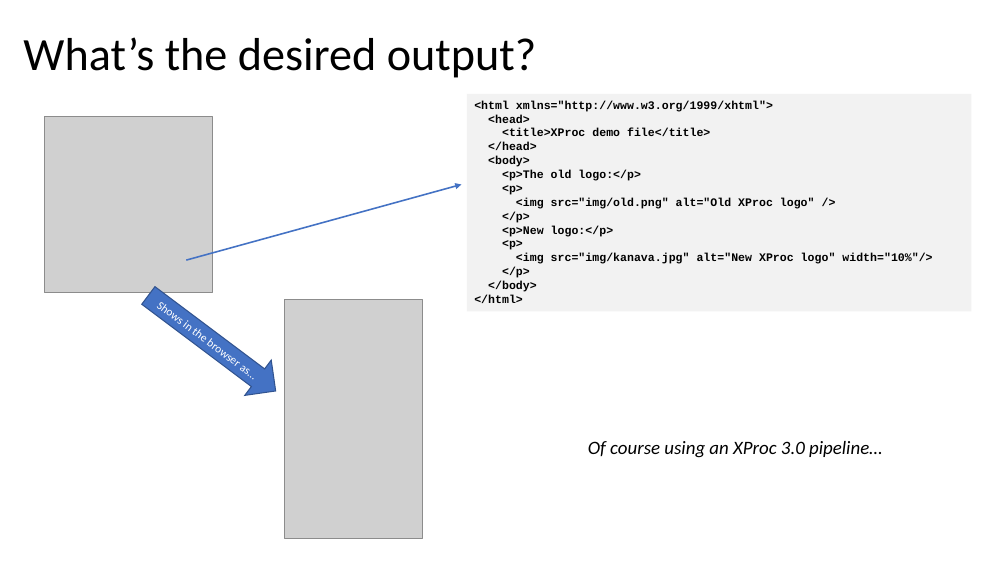
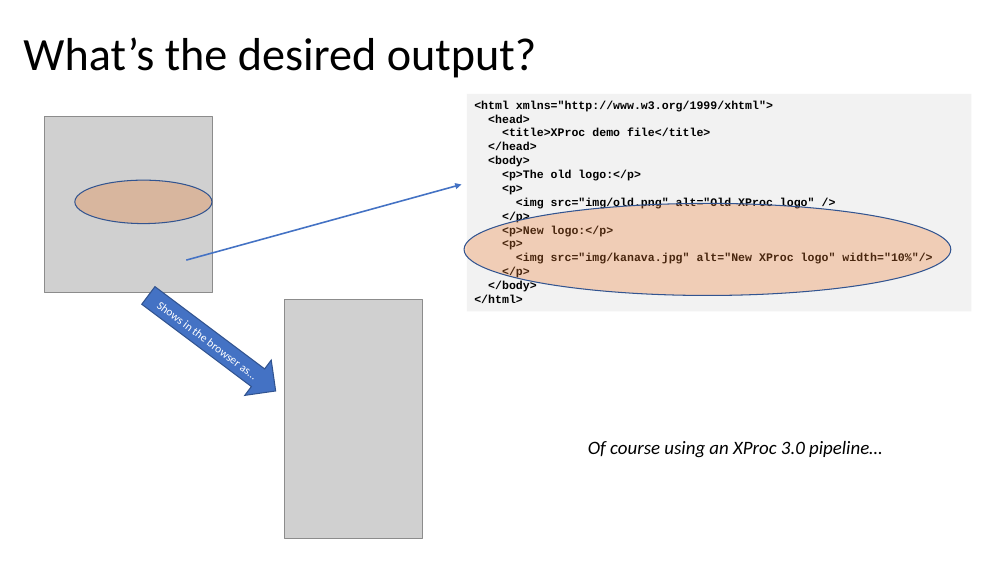
Before and after one commit to xatapult/working-with-zip-demo-prague-2020, a slide deck: slide 3 of presentation/Prague-2020-working-with-zip.pptx. Drawn at 1008x567 pixels with LibreOffice and Linux fonts; fonts in the diff are those of the drawing; grey boxes stand for pictures; background and template pictures are left out. Boxes give left, top, right and bottom in pixels: in the first picture for what was removed or moved away, otherwise in the second. Text is boxed around its words. In the diff, an @@ line names an element or a change of style, - is before the commit and + after.

```diff
--- a/presentation/Prague-2020-working-with-zip.pptx
+++ b/presentation/Prague-2020-working-with-zip.pptx
@@ ellipse added at [75,180,212,223], fill #ED7D31 at 31% opacity, outline #325491 1 pt @@
@@ ellipse added at [464,203,951,296], fill #ED7D31 at 31% opacity, outline #325491 1 pt @@
```
Also in this commit, not shown: 6 other slides changed, 2 other files.
